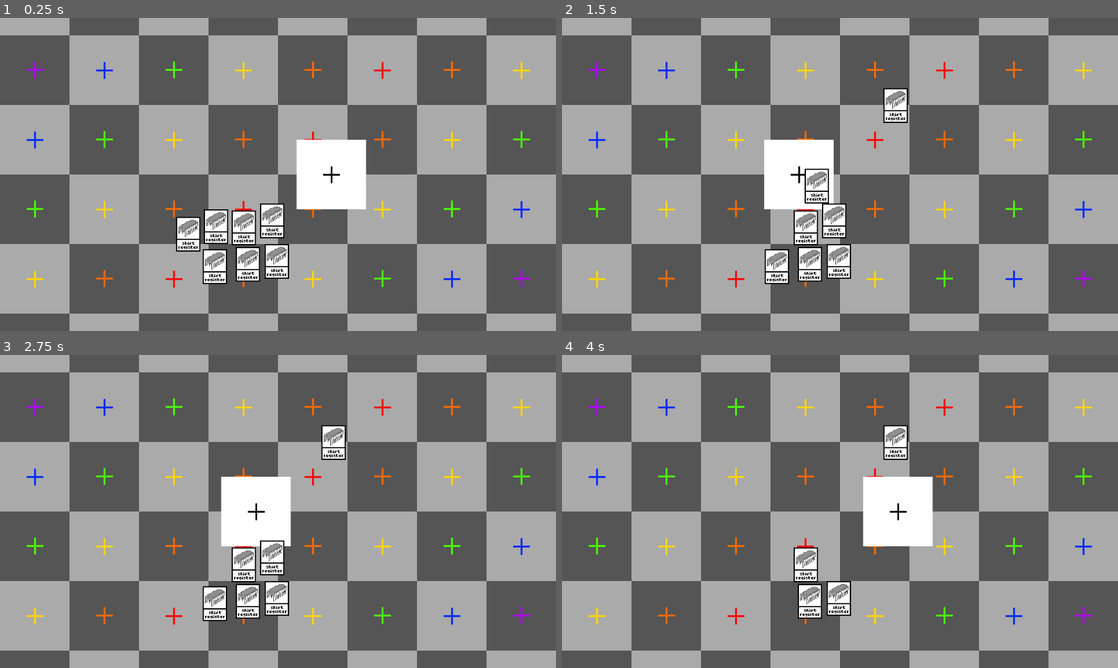
Above: before the commit, frames 1-4 (two rows, left to right).
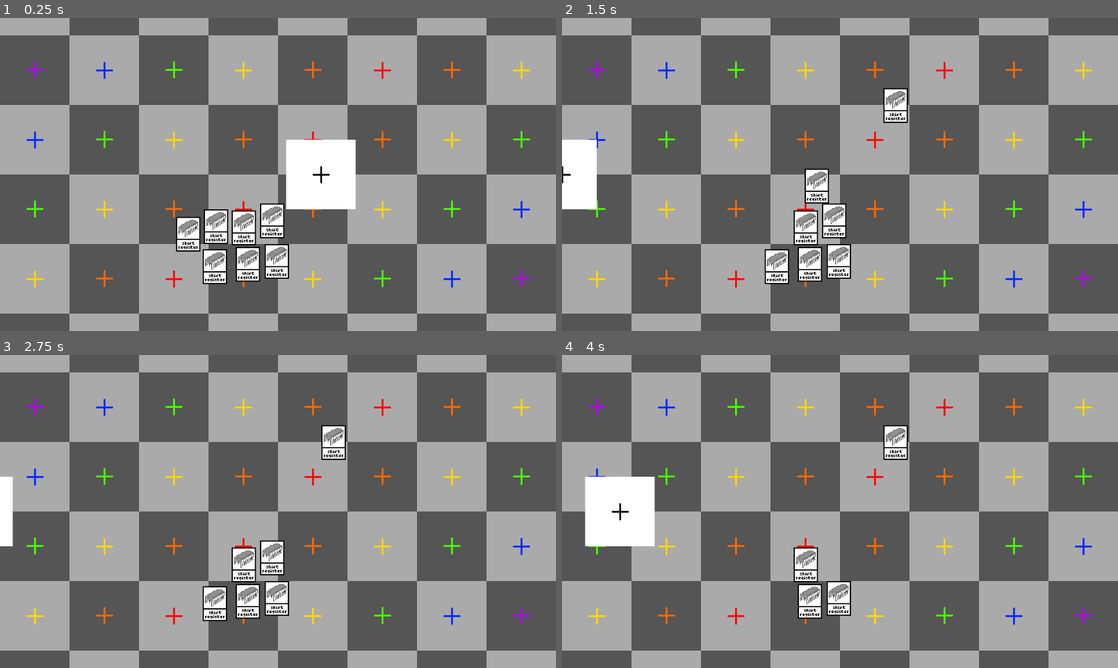
Above: after the commit, the same moments.

Repository: NobleMetalLabs/the-genesis-gambit
Game: Godot game, scene res://test.tscn
The game is run twice, just before and just after one commit, with the same random seed, the same clock (stepped at 60 frames per second) and the same inputs. Before the commit the project starts from res://pixeltest.tscn.
Inputs (mouse positions are in pixels of both pictures, inside the frame that each line leads up to):
- Up to frame 1 (0.25 s): no input
- Up to frame 2 (1.5 s): drag from (751, 233) to (895, 105) at 0.52 s; drag from (778, 227) to (895, 105) at 1.27 s
- Up to frame 3 (2.75 s): move the mouse to (244, 564) at 2.02 s; click (244, 564) at 2.17 s
- Up to frame 4 (4 s): drag from (834, 558) to (895, 442) at 2.77 s; drag from (778, 602) to (895, 442) at 3.52 s

The runs differ from the first frame. In frame 1, 1.0% of the frame differs, in the area x 51-66%, y 38-62%; in frame 2, 3.6%; in frame 3, 3.3%; in frame 4, 5.6%, in the area x 4-67%, y 38-62%.

Commit message:
Cleanup

Diff:
--- a/project.godot
+++ b/project.godot
@@ -11,7 +11,7 @@
 [application]
 
 config/name="DraftGame"
-run/main_scene="res://pixeltest.tscn"
+run/main_scene="res://test.tscn"
 config/features=PackedStringArray("4.2", "GL Compatibility")
 boot_splash/use_filter=false
 config/icon="res://icon.svg"
--- a/pixeltest.tscn
+++ b/test.tscn
@@ -7,14 +7,12 @@
 
 [node name="Node2D" type="Node2D"]
 
-[node name="Node2D" type="Node2D" parent="."]
+[node name="Uv" type="Sprite2D" parent="."]
 position = Vector2(480, 270)
-
-[node name="Uv" type="Sprite2D" parent="Node2D"]
 texture = ExtResource("1_qd4j2")
 
-[node name="Thing" type="Sprite2D" parent="Node2D"]
-position = Vector2(100, 0)
+[node name="Thing" type="Sprite2D" parent="."]
+position = Vector2(580, 270)
 texture = ExtResource("2_8vnp3")
 script = ExtResource("3_1wo3m")
 
Binary file removed: uv.jpg
Not shown, removed: uv.jpg.import
